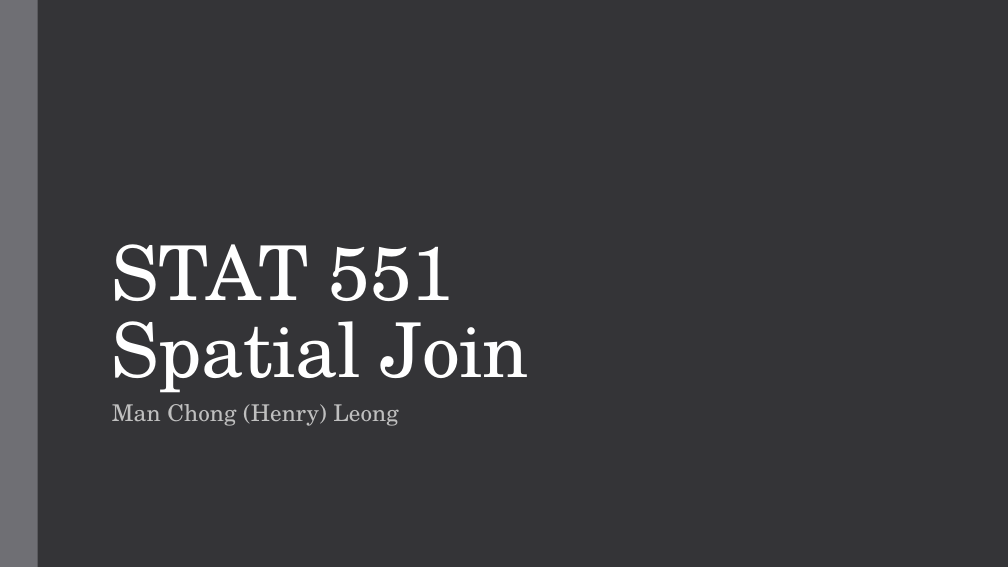
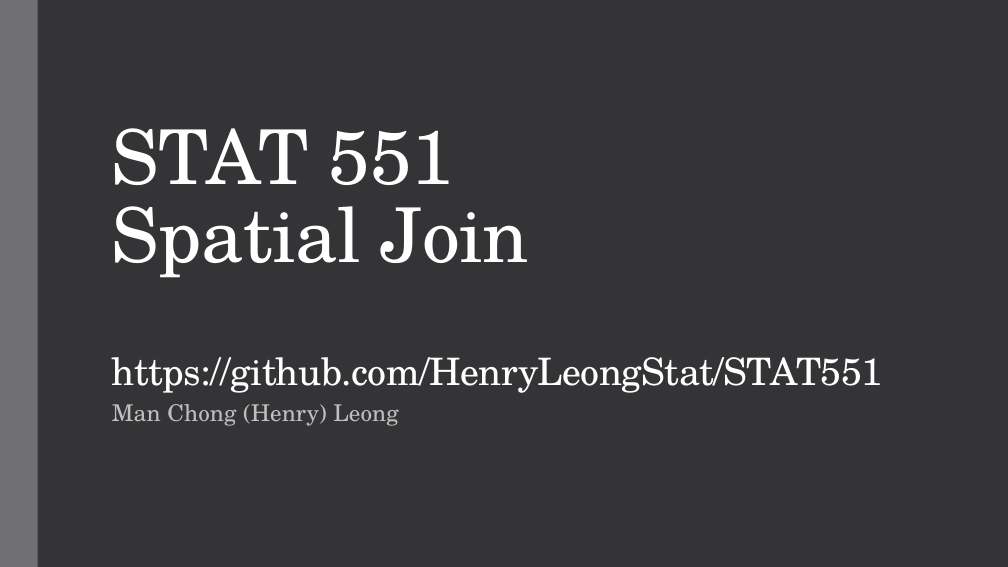
Before and after one commit to HenryLeongStat/STAT551, a slide deck: slide 1 of spatial_join_in_R.pptx. Drawn at 1008x567 pixels with LibreOffice and Linux fonts; fonts in the diff are those of the drawing. Boxes give left, top, right and bottom in pixels: in the first picture for what was removed or moved away, otherwise in the second. Text is boxed around its words. In the diff, an @@ line names an element or a change of style, - is before the commit and + after.

Commit message:
update ppt

```diff
--- a/spatial_join_in_R.pptx
+++ b/spatial_join_in_R.pptx
@@ title at <box>112,128,883,393</box>: text changed; size 72 to 36 pt @@
-STAT 551
-Spatial Join
+STAT 551
+Spatial Join
+https://github.com/HenryLeongStat/STAT551
```
